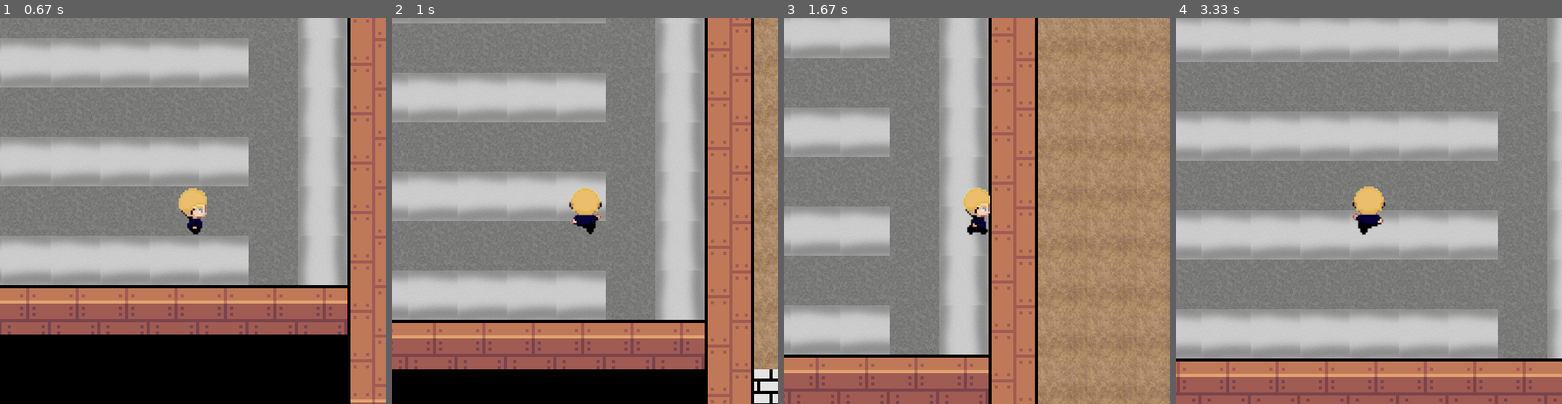
Above: before the commit, frames 1-4 (left to right).
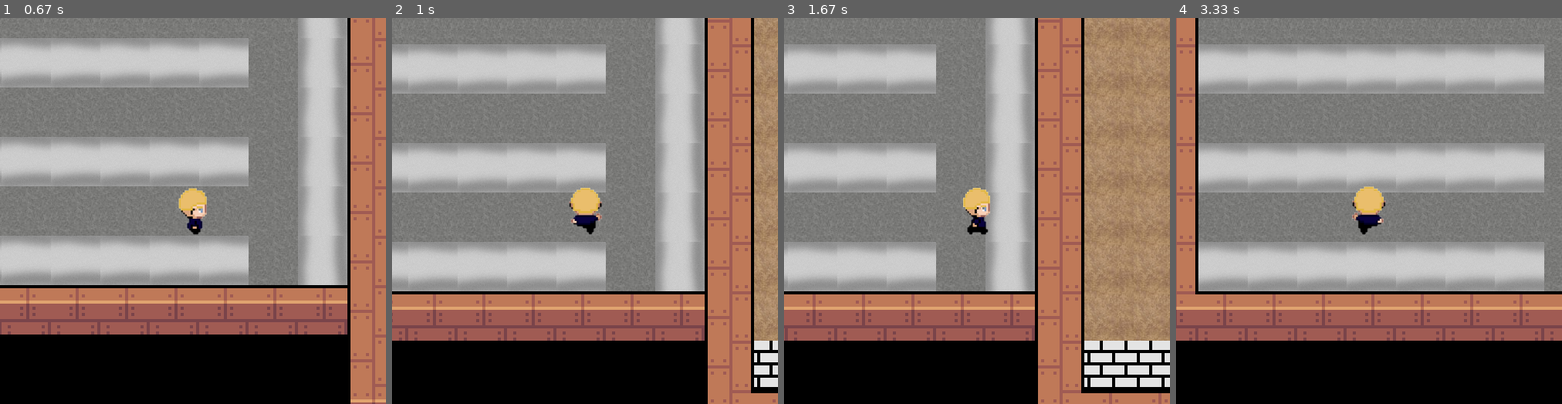
Above: after the commit, the same moments.

Repository: PlakIA/pygame
Game: pygame game, started from main.py
Two runs of this game, one before a commit and one after it. Both use one fixed random seed, a clock stepped at 60 frames per second and the inputs below.
Inputs:
- Up to frame 1 (0.67 s): hold Right from 0.33 s (still down)
- Up to frame 2 (1 s): release Right at 0.8 s; hold Up from 0.83 s (still down)
- Up to frame 3 (1.67 s): release Up at 1.13 s; hold Right 1.17-1.63 s
- Up to frame 4 (3.33 s): hold Left 1.67-2.2 s; hold Down 2.23-2.53 s; hold Left 2.57-2.97 s; hold Up from 3 s (still down)

Frame 1 is identical in both runs. In frame 2, 46% of the frame differs, in the area x 0-100%, y 0-100%; in frame 3, 65%; in frame 4, 82%.

Commit message:
Добавлена коллизия и хитбоксы

Diff:
--- a/Player.py
+++ b/Player.py
@@ -10,6 +10,7 @@
         self.image = pygame.image.load('data/pictures/pstay.png')
         self.rect = self.image.get_rect(topleft=pos)
         self.obstacle_sprites = obstacles
+        self.hitbox = self.rect.inflate(-20, -10)
 
         self.speed = 5
         self.direction = pygame.math.Vector2()
@@ -34,6 +35,23 @@
 
         self.image = framelist[int(self.frame_index)]
         self.rect = self.image.get_rect(center=self.rect.center)
+
+    def collision(self, direction):
+        if direction == 'x':
+            for sprite in self.obstacle_sprites:
+                if sprite.hitbox.colliderect(self.hitbox):
+                    if self.direction.x > 0:
+                        self.hitbox.right = sprite.hitbox.left
+                    if self.direction.x < 0:
+                        self.hitbox.left = sprite.hitbox.right
+
+        if direction == 'y':
+            for sprite in self.obstacle_sprites:
+                if sprite.hitbox.colliderect(self.hitbox):
+                    if self.direction.y > 0:
+                        self.hitbox.bottom = sprite.hitbox.top
+                    if self.direction.y < 0:
+                        self.hitbox.top = sprite.hitbox.bottom
 
     def input(self):
         keys = pygame.key.get_pressed()
@@ -83,7 +101,10 @@
         if self.direction.magnitude() != 0:
             self.direction = self.direction.normalize()
 
-        self.rect.x += self.direction.x * self.speed
-        self.rect.y += self.direction.y * self.speed
+        self.hitbox.x += self.direction.x * self.speed
+        self.collision('x')
+        self.hitbox.y += self.direction.y * self.speed
+        self.collision('y')
+        self.rect.center = self.hitbox.center
 
         self.event_processing()
--- a/tile.py
+++ b/tile.py
@@ -7,3 +7,4 @@
         self.image = surface
         self.rect = self.image.get_rect(topleft=pos)
         self.tilename = tilename
+        self.hitbox = self.rect.inflate(-10, -5)
